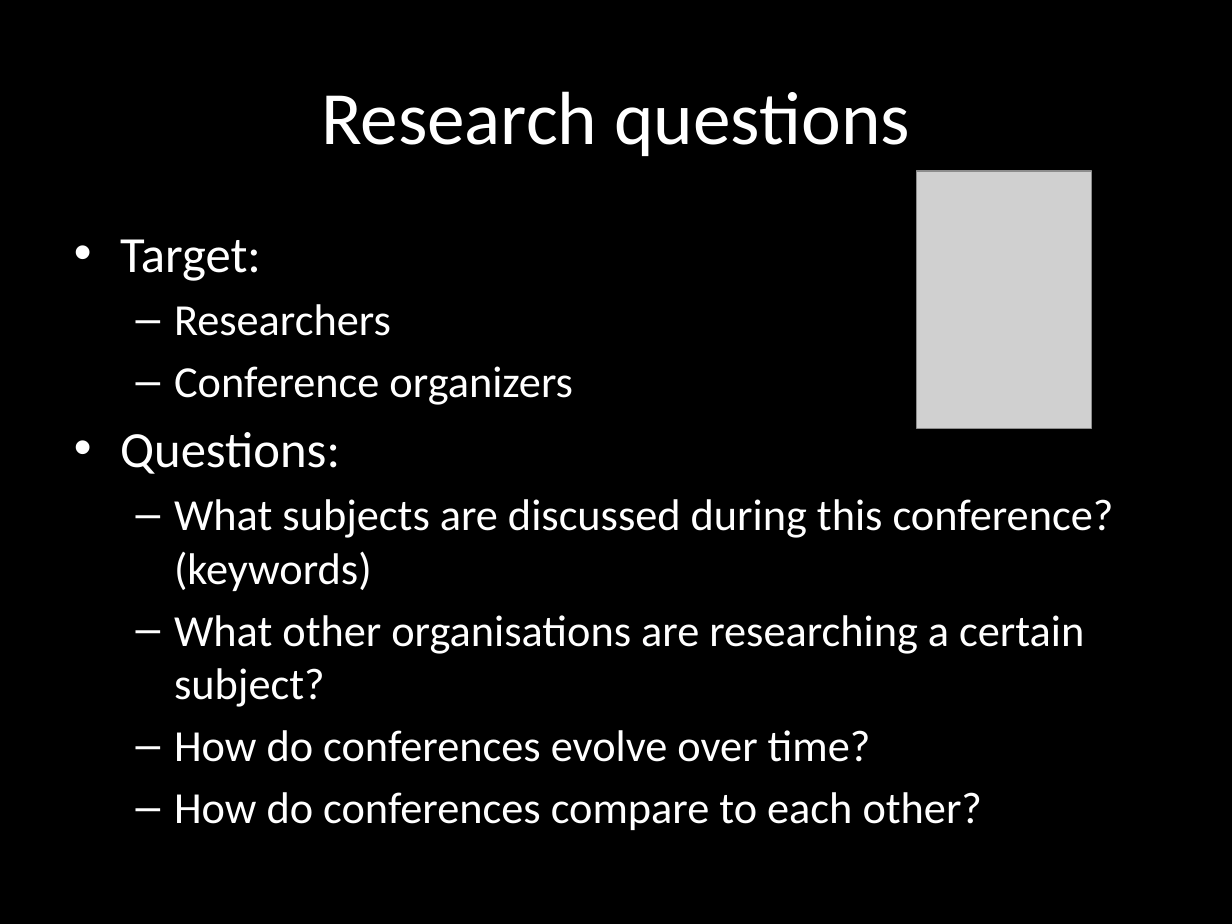
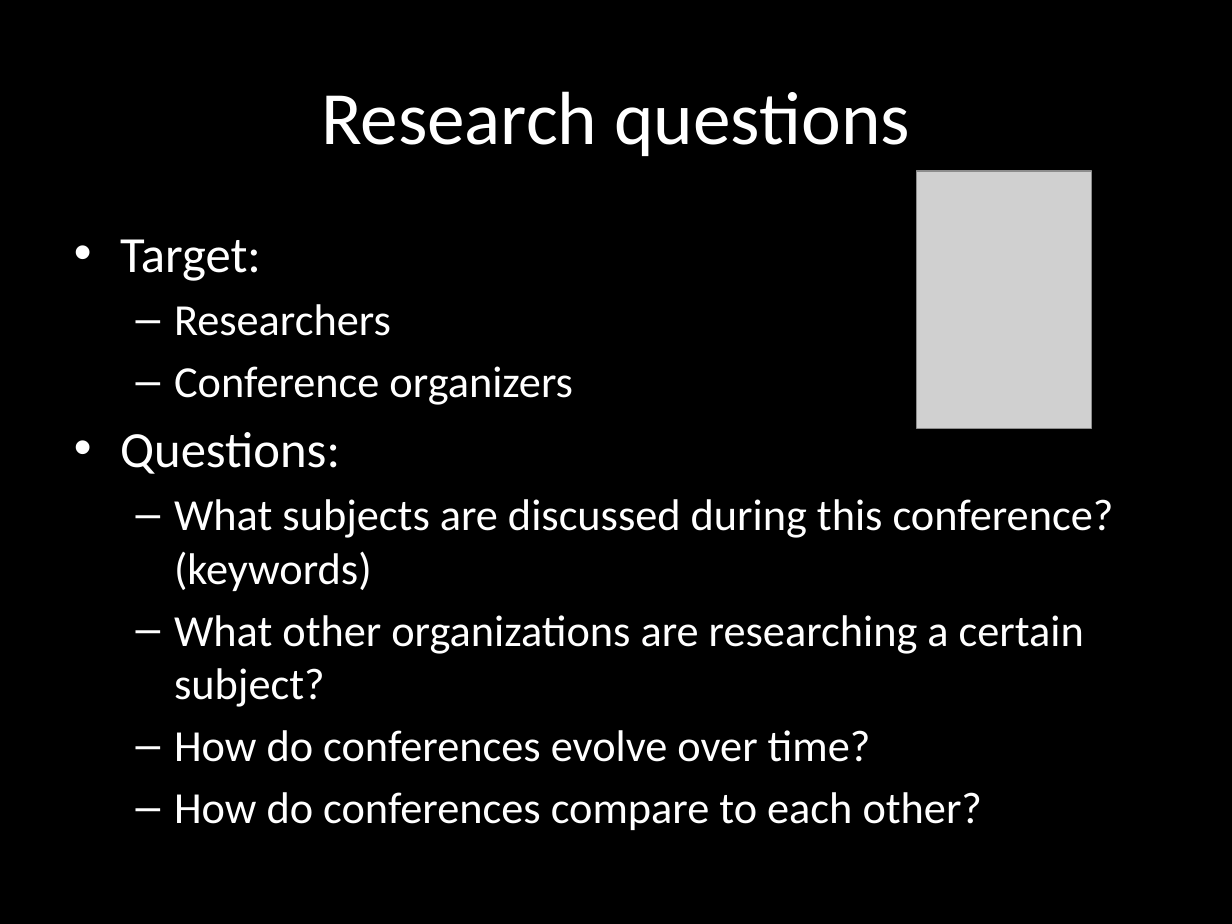
Before and after one commit to croes/capsel-lak, a slide deck: slide 3 of presentation/LAK Dataset Visualization - v2.pptx. Drawn at 1232x924 pixels with LibreOffice and Linux fonts; fonts in the diff are those of the drawing; grey boxes stand for pictures. Boxes give left, top, right and bottom in pixels: in the first picture for what was removed or moved away, otherwise in the second. Text is boxed around its words. In the diff, an @@ line names an element or a change of style, - is before the commit and + after.

Commit message:
some small changes to the presentation

```diff
--- a/presentation/LAK Dataset Visualization - v2.pptx
+++ b/presentation/LAK Dataset Visualization - v2.pptx
@@ text at (x1=174, y1=615, x2=1084, y2=707): text changed @@
-  – What other organisations are researching a certain subject?
+  – What other organizations are researching a certain subject?
```
